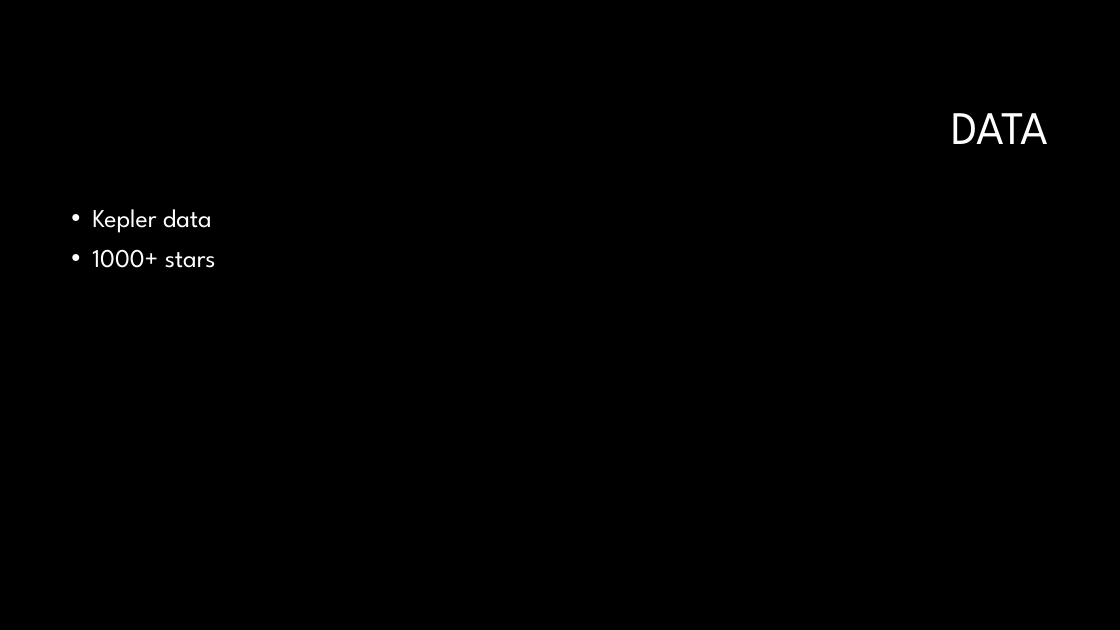
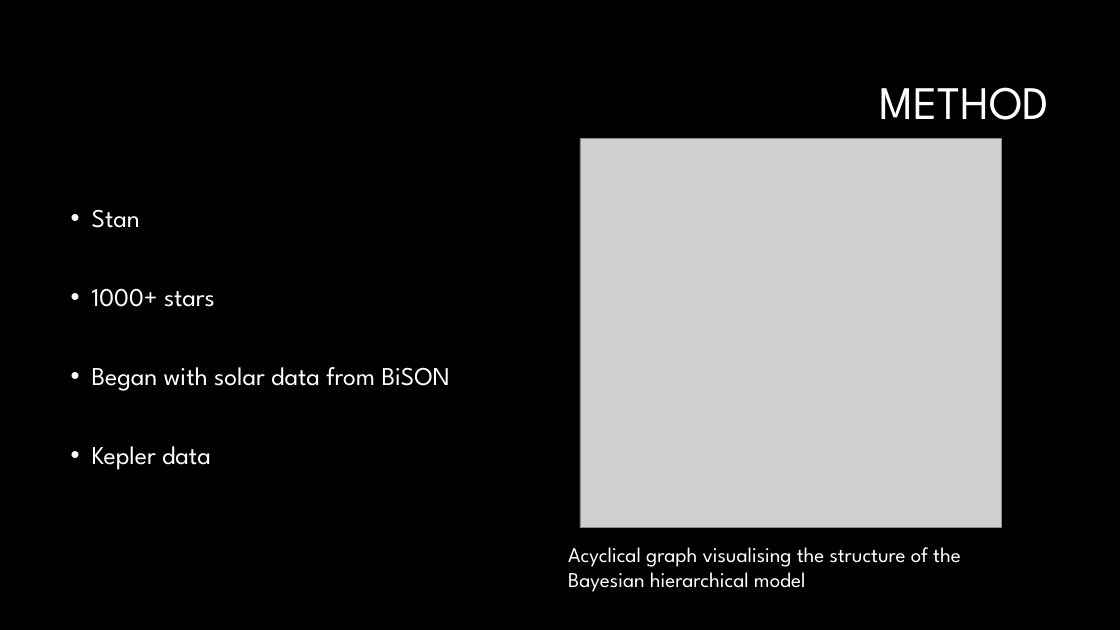
Before and after one commit to daw538/y4project, a slide deck: slide 3 of JoshFiles/Seminar.pptx. Drawn at 1120x630 pixels with LibreOffice and Linux fonts; fonts in the diff are those of the drawing; grey boxes stand for pictures; background and template pictures are left out. Boxes give left, top, right and bottom in pixels: in the first picture for what was removed or moved away, otherwise in the second. Text is boxed around its words. In the diff, an @@ line names an element or a change of style, - is before the commit and + after.

```diff
--- a/JoshFiles/Seminar.pptx
+++ b/JoshFiles/Seminar.pptx
@@ title at box(879, 87, 1049, 120): text changed @@
-DATA
+METHOD
@@ picture added at box(580, 139, 1001, 528) @@
@@ text at box(92, 209, 450, 391): paragraphs added @@
+• Stan
+• 1000+ stars
+• Began with solar data from BiSON
@@ text at box(92, 249, 216, 268): paragraph removed @@
-• 1000+ stars
@@ text added at box(568, 547, 961, 592), 18 pt, text #FFFFFF @@
+Acyclical graph visualising the structure of the Bayesian hierarchical model
```
Also in this commit, not shown: 2 other slides changed, 7 slides added, 4 other files.
